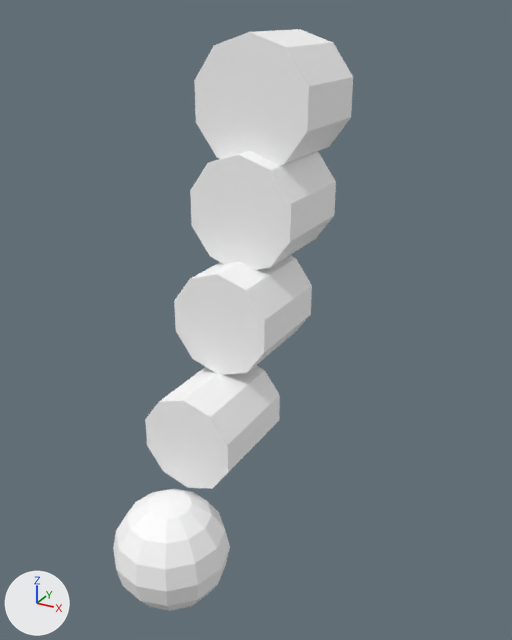
An edit to the glTF model public/assets/characters/species/tail_fluffy.glb, drawn before and after from the same camera.
Camera for both pictures: a 50 mm camera at (0.239, 0.457, -0.041) aimed at (-0.004, 0.898, -0.262). Arrows for +X, +Y and +Z are at lower left; the lights stay in place. The older version comes first. Where no turn or scale is listed for an object, it has been applied to the vertices. Vertices at exactly the same position are counted once.

The first picture shows 'tail_fluffy'.
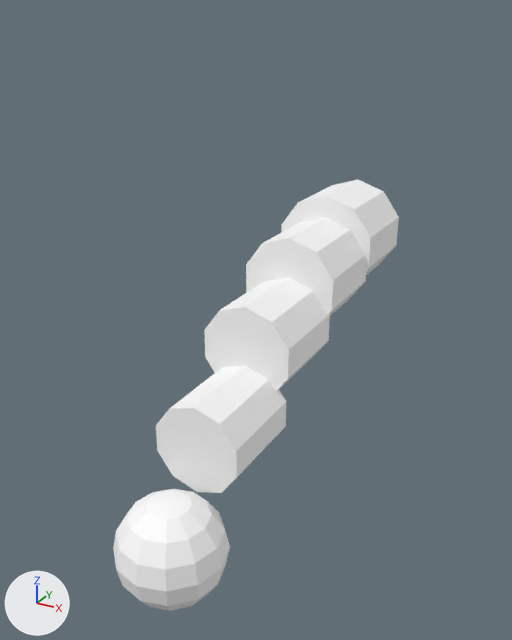
The newer file is also turned or shifted as a whole; pictures and numbers use the older file's frame.

Location of each change, (x1, y1, x2, y2) in pixels of the pictures (512 x 640 px; the box of a moved part takes in the faces that stretch with it):
'tail_fluffy', reshaped (19% wider, 26% shorter): before (113, 29, 353, 611); after (113, 179, 399, 611)
part 1 of me_cylinder, moved or reshaped: before (194, 29, 353, 165); after (281, 179, 399, 275)
part 2 of me_cylinder, moved or reshaped: before (190, 151, 336, 270); after (246, 217, 366, 316)
part 3 of me_cylinder, moved or reshaped: before (174, 255, 312, 375); after (204, 278, 330, 391)
part 4 of me_cylinder, moved or reshaped: before (145, 365, 280, 489); after (156, 365, 286, 493)

The edits, one by one:
me_cylinder is used by ob_tail_fluffy; location (0.0, 0.0, 0.0).
me_cylinder had 166 vertices, 312 faces and spanned x -0.043..0.043, y 0.729..0.958, z -0.425..-0.055.
me_cylinder now has 166 vertices, 312 faces and spans x -0.043..0.043, y 0.729..1.092, z -0.425..-0.19.
me_cylinder part 1: the loose piece of 20 vertices spanning x -0.043..0.043, y 0.882..0.958, z -0.145..-0.055 is moved by (0.0, 0.135, -0.135).
me_cylinder part 2: the loose piece of 20 vertices spanning x -0.039..0.039, y 0.867..0.942, z -0.213..-0.13 is moved by (0.0, 0.079, -0.079).
me_cylinder part 3: the loose piece of 20 vertices spanning x -0.036..0.036, y 0.837..0.913, z -0.281..-0.204 is moved by (0.0, 0.037, -0.037).
me_cylinder part 4: the loose piece of 20 vertices spanning x -0.033..0.033, y 0.792..0.868, z -0.349..-0.279 is moved by (0.0, 0.011, -0.011).
